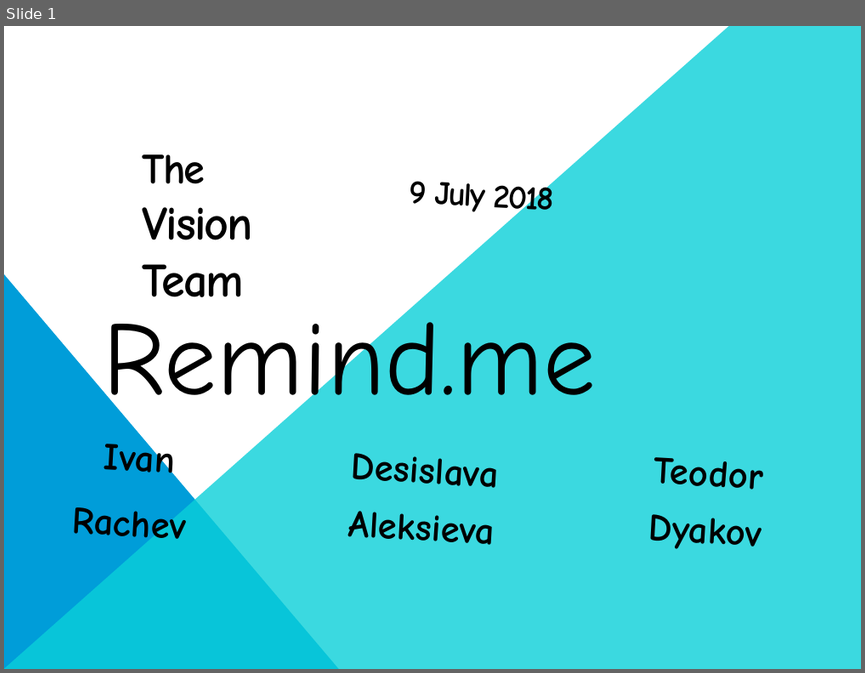
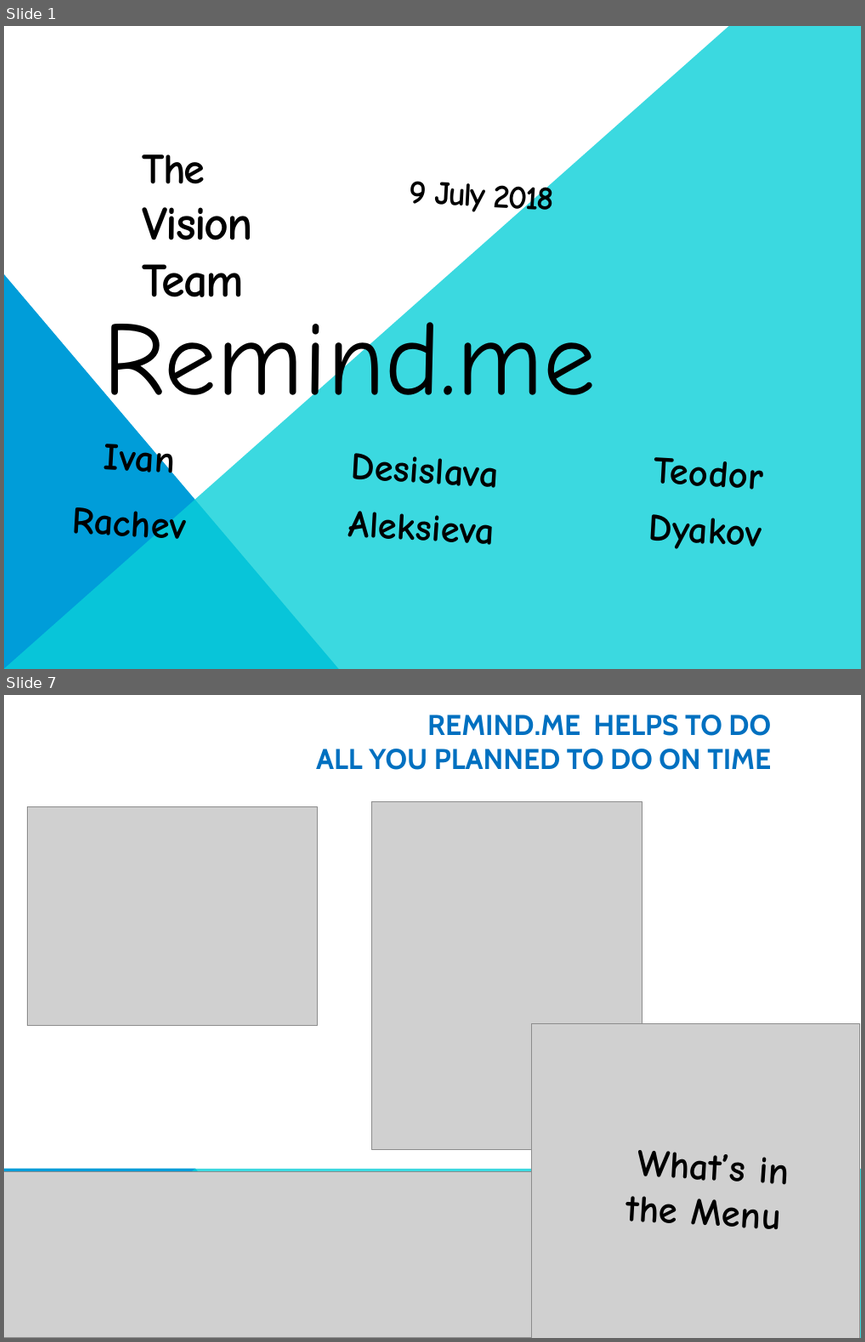
Before and after one commit to Desislava-A/REMINDmeApp, a slide deck: TheVisionTeam--OOP-Remind-me--project-09072018.pptx. Shown one above the other, each under a label of ours: slide 1 before the commit, slides 1 and 7 after it; the slides between them are not shown. The pictures are 865x673 and 865x1342 pixels, drawn with LibreOffice and Linux fonts; fonts in the diff are those of the drawing; grey boxes stand for pictures; background and template pictures are left out. Boxes give left, top, right and bottom in pixels: in the first picture for what was removed or moved away, otherwise in the second. Text is boxed around its words. In the diff, an @@ line names an element or a change of style, - is before the commit and + after.

```diff
--- a/TheVisionTeam--OOP-Remind-me--project-09072018.pptx
+++ b/TheVisionTeam--OOP-Remind-me--project-09072018.pptx
@@ slide 7 added at (4, 695, 861, 1338), background #FFFFFF @@
@@ title added at (316, 715, 771, 770), 24 pt, text #0070C0, bold @@
+REMIND.ME HELPS TO DO
+ALL YOU PLANNED TO DO ON TIME
@@ picture added at (28, 807, 318, 1025) @@
@@ picture added at (371, 802, 642, 1149) @@
@@ picture added at (531, 1023, 859, 1338) @@
@@ text added at (625, 1150, 788, 1229), 32 pt, text #000000, bold @@
+What’s in
+the Menu
@@ freeform shape added at (4, 1168, 339, 1338), fill #009DD9 @@
@@ freeform shape added at (4, 1168, 861, 1338), fill #0BD0D9 at 80% opacity @@
@@ picture added at (4, 1171, 602, 1338) @@
```
Also in this commit, not shown: 6 slides changed, 1 other slide added, 30 other files.
